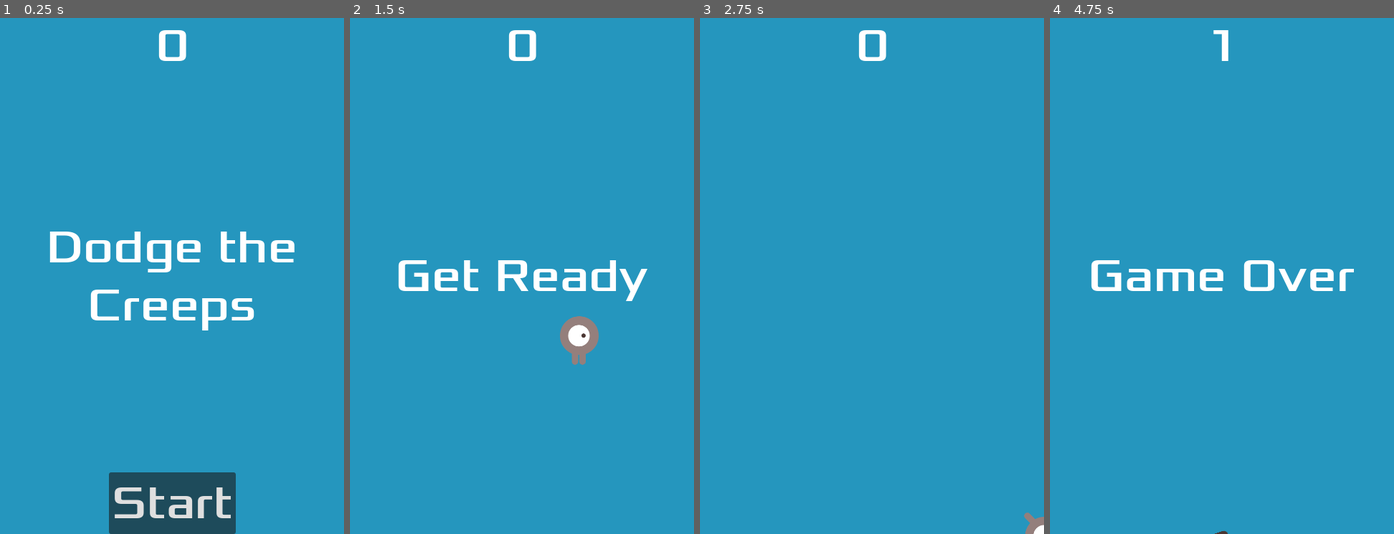
Above: before the commit, frames 1-4 (left to right).
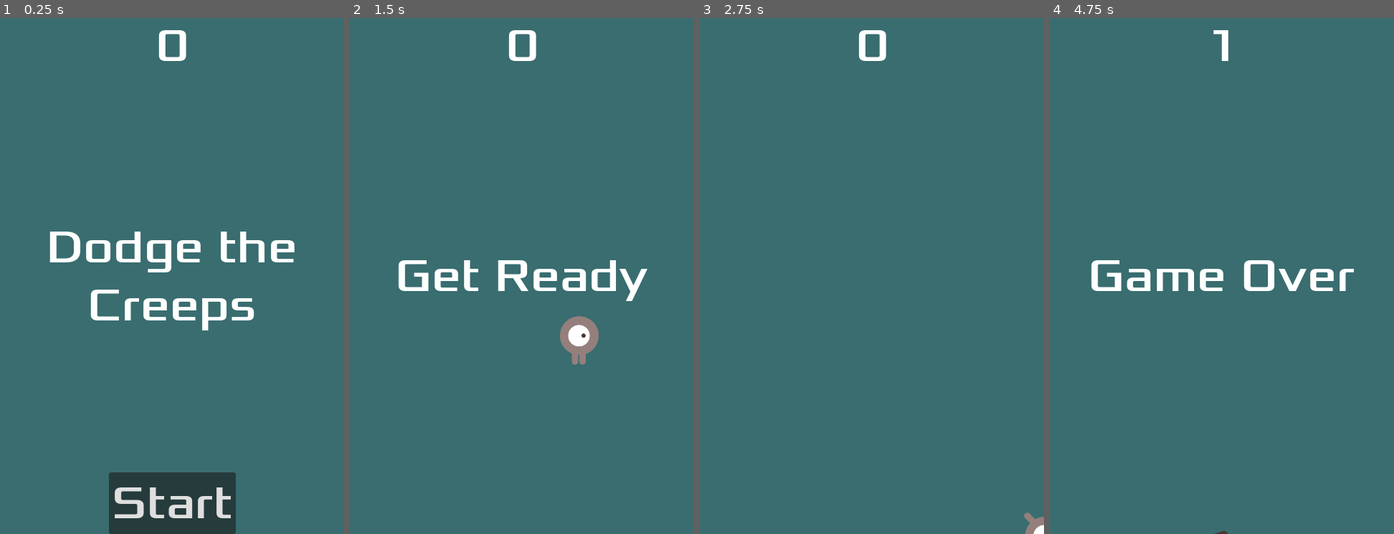
Above: after the commit, the same moments.

Repository: Genesis10293847/dodge-the-creeps
Game: Godot game, scene res://main.tscn
Two runs of this game, one before a commit and one after it. Both use one fixed random seed, a clock stepped at 60 frames per second and the inputs below.
Inputs:
- Up to frame 1 (0.25 s): no input
- Up to frame 2 (1.5 s): click "Start" at 0.5 s; tap Enter at 1.25 s; hold Right (move_right) from 1.28 s (still down)
- Up to frame 3 (2.75 s): release Right (move_right) at 2.03 s; hold Down (move_down) from 2.03 s (still down)
- Up to frame 4 (4.75 s): release Down (move_down) at 2.78 s; hold Right (move_right) 2.78-3.53 s; hold Up (move_up) 3.53-4.28 s; hold Left (move_left) from 4.28 s (still down)

The runs differ from the first frame. In frame 1, 96% of the frame differs, in the area x 0-100%, y 0-100%; in frame 2, 97%; in frame 3, 100%; in frame 4, 98%.

Commit message:
color change

Diff:
--- a/main.tscn
+++ b/main.tscn
@@ -19,7 +19,7 @@
 
 [node name="ColorRect" type="ColorRect" parent="." unique_id=518401234]
 custom_minimum_size = Vector2(480, 720)
-color = Color(0.14509805, 0.5882353, 0.74509805, 1)
+color = Color(0.22352941, 0.42745098, 0.4392157, 1)
 
 [node name="Player" parent="." unique_id=555454188 instance=ExtResource("3_lquwl")]
 
